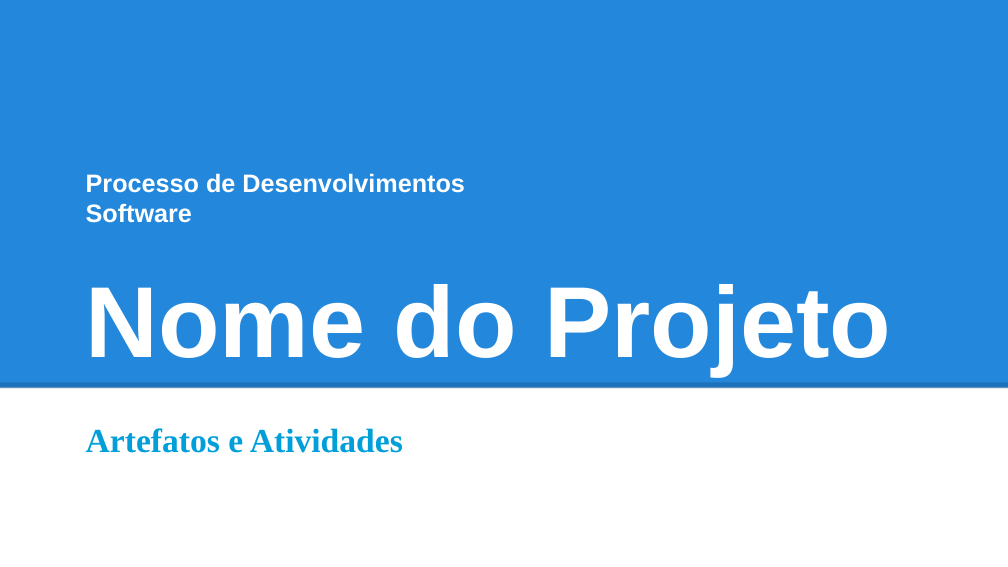
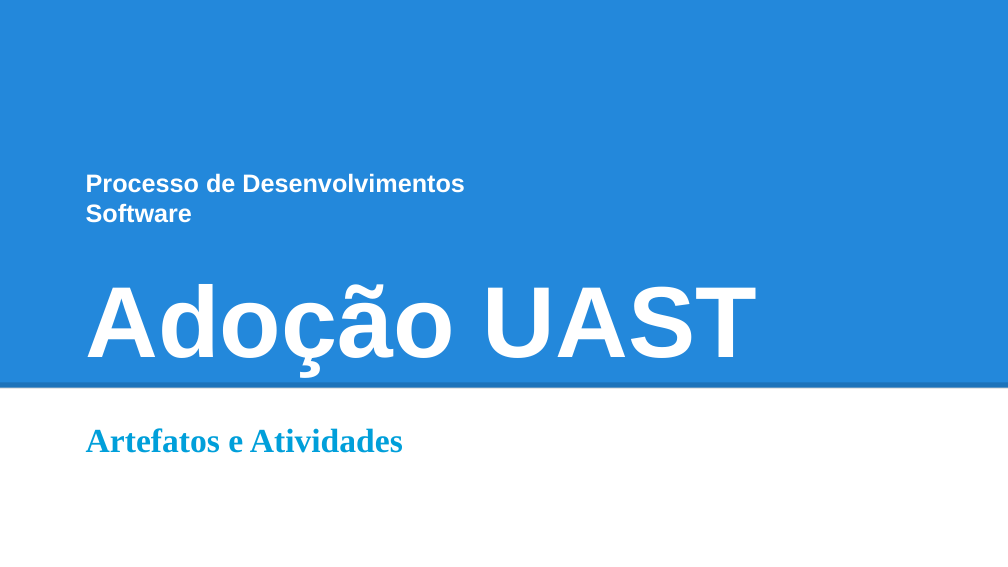
Before and after one commit to ufrpe-uast/adocao, a slide deck: slide 1 of Artefatos_Sprint1.odp. Drawn at 1008x567 pixels with LibreOffice and Linux fonts; fonts in the diff are those of the drawing. Boxes give left, top, right and bottom in pixels: in the first picture for what was removed or moved away, otherwise in the second. Text is boxed around its words. In the diff, an @@ line names an element or a change of style, - is before the commit and + after.

```diff
--- a/Artefatos_Sprint1.odp
+++ b/Artefatos_Sprint1.odp
@@ title at <box>86,284,757,375</box>: text changed @@
-Nome do Projeto
+Adoção UAST
```
Also in this commit, not shown: 5 other slides changed, 8 other files.
